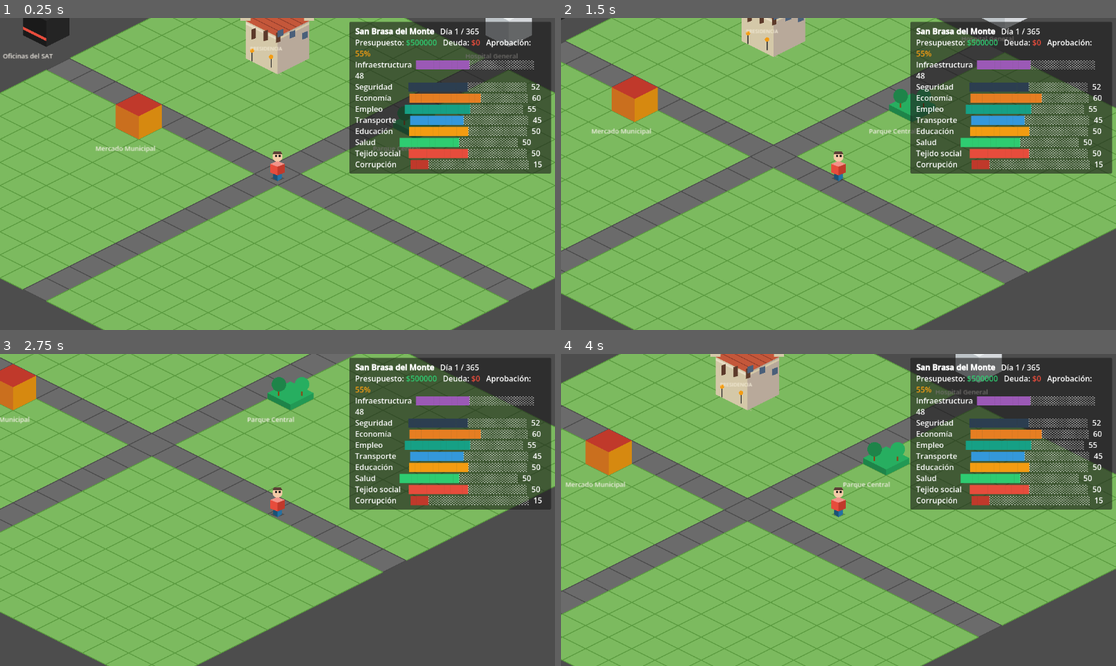
Above: before the commit, frames 1-4 (two rows, left to right).
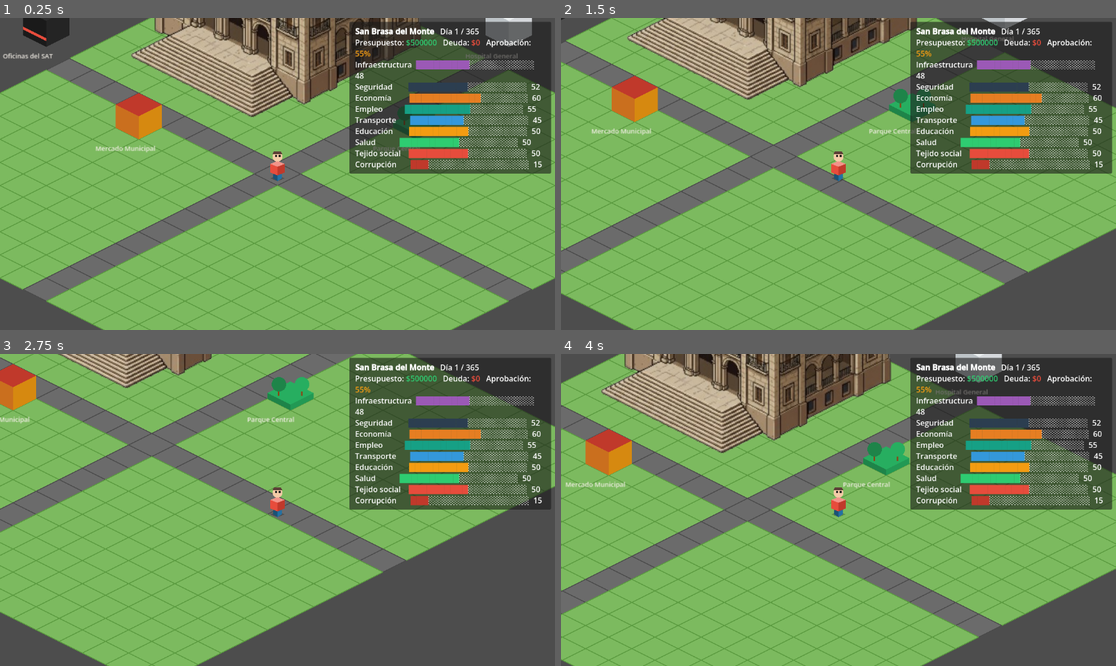
Above: after the commit, the same moments.

Repository: Edmex22/JUEGO-DEL-bajiO
Game: Godot game, scene res://main.tscn
Same seed, same stepped clock (60 frames per second), same inputs: the game is played once before the commit and once after it. The engine's default icon, where the game draws it, is replaced by a stand-in: a white triangle on a blue panel in a dark square.
Inputs (mouse positions are in pixels of both pictures, inside the frame that each line leads up to):
- Up to frame 1 (0.25 s): no input
- Up to frame 2 (1.5 s): tap Enter at 0.5 s; move the mouse to (960, 158) at 0.52 s; hold D (move_right) 0.53-1.28 s; tap E (interact) at 0.6, 1.35 s; move the mouse to (727, 189) at 1.27 s; hold S (move_down) from 1.28 s (still down)
- Up to frame 3 (2.75 s): move the mouse to (333, 441) at 2.02 s; release S (move_down) at 2.03 s; hold D (move_right) from 2.03 s (still down); tap E (interact) at 2.1 s
- Up to frame 4 (4 s): move the mouse to (810, 572) at 2.77 s; release D (move_right) at 2.78 s; hold W (move_up) 2.78-3.53 s; tap E (interact) at 2.85, 3.6 s; move the mouse to (1005, 556) at 3.52 s; hold A (move_left) from 3.53 s (still down)

The runs differ from the first frame. In frame 1, 10% of the frame differs, in the area x 23-76%, y 0-32%; in frame 2, 7.8%; in frame 3, 1.6%; in frame 4, 10%, in the area x 7-60%, y 0-32%.

Commit message:
feat: presidencia_dia.png integrada en escena con pivot isométrico automático

Diff:
--- a/main.tscn
+++ b/main.tscn
@@ -10,6 +10,7 @@
 [ext_resource type="Script" path="res://scripts/mapa.gd" id="8_mapa"]
 [ext_resource type="Script" path="res://scripts/player_sprite.gd" id="9_psprite"]
 [ext_resource type="Script" path="res://scripts/ciclo_dia_noche.gd" id="10_ciclo"]
+[ext_resource type="Texture2D" path="res://assets/edificios/presidencia_dia.png" id="11_pres"]
 
 [sub_resource type="RectangleShape2D" id="Shape_player"]
 size = Vector2(16, 16)
@@ -43,6 +44,9 @@
 [node name="PresidenciaMunicipal" type="Node2D" parent="."]
 position = Vector2(0, 128)
 script = ExtResource("3_h2yge")
+tipo = 0
+nombre_edificio = "Presidencia Municipal"
+sprite_dia = ExtResource("11_pres")
 
 [node name="InteractionArea" type="Area2D" parent="PresidenciaMunicipal"]
 
--- a/scripts/building_interaction.gd
+++ b/scripts/building_interaction.gd
@@ -63,12 +63,13 @@
 func _init_sprite() -> void:
 	if sprite_dia == null:
 		return
-	# Si hay PNG asignado, crear un Sprite2D y desactivar _draw()
 	_sprite_node = Sprite2D.new()
 	_sprite_node.texture = sprite_dia
 	_sprite_node.scale   = escala_sprite
-	# Pivot en la base isométrica del sprite (centro-inferior)
-	_sprite_node.offset  = Vector2(0, -sprite_dia.get_height() * escala_sprite.y * 0.5)
+	# Pivot: centrar horizontalmente, anclar en la base isométrica (75% del alto)
+	var tw := sprite_dia.get_width()  * escala_sprite.x
+	var th := sprite_dia.get_height() * escala_sprite.y
+	_sprite_node.offset = Vector2(0, -th * 0.25)
 	add_child(_sprite_node)
 
 
